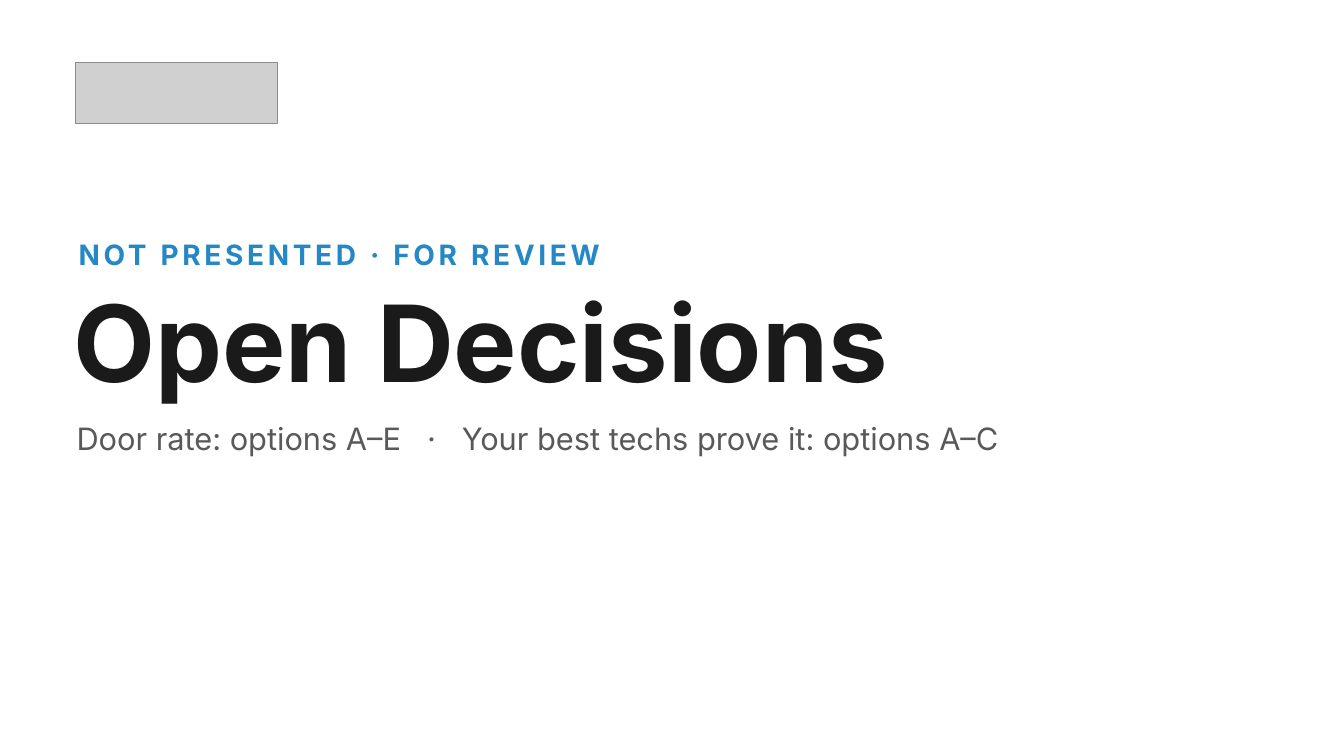
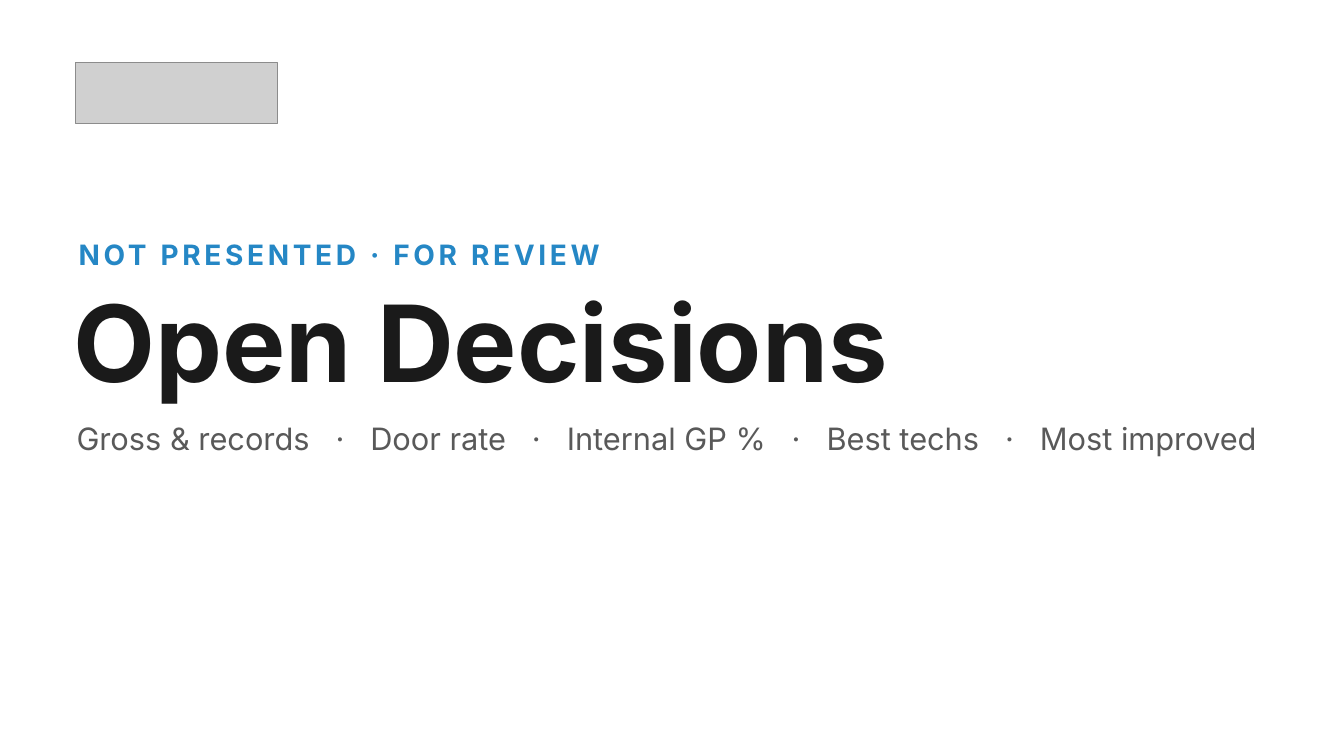
Before and after one commit to Ndresner/Noah, a slide deck: slide 156 of day2-deck/decks/Fixed Ops - Day 2 Example Test Deck.pptx. Drawn at 1344x756 pixels with LibreOffice and Linux fonts; fonts in the diff are those of the drawing; grey boxes stand for pictures. Boxes give left, top, right and bottom in pixels: in the first picture for what was removed or moved away, otherwise in the second. Text is boxed around its words. In the diff, an @@ line names an element or a change of style, - is before the commit and + after.

```diff
--- a/day2-deck/decks/Fixed Ops - Day 2 Example Test Deck.pptx
+++ b/day2-deck/decks/Fixed Ops - Day 2 Example Test Deck.pptx
@@ text at [77, 427, 1257, 456]: text changed @@
-Door rate: options A–E · Your best techs prove it: options A–C
+Gross & records · Door rate · Internal GP % · Best techs · Most improved
```
Also in this commit, not shown: 42 slides added, 9 other files.
